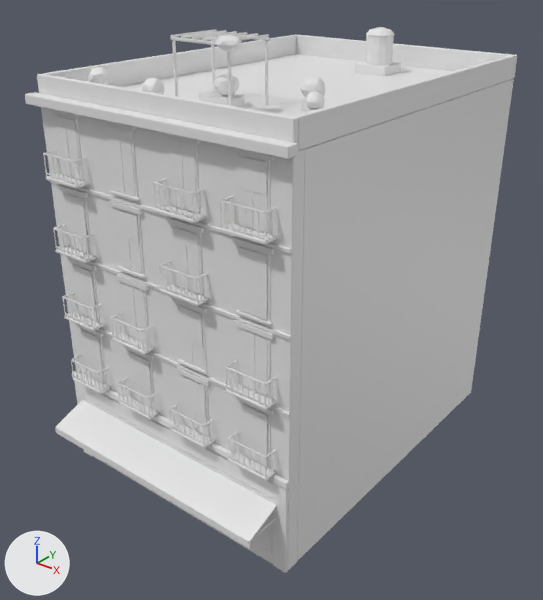
Renders of the glTF model modelos/ciudad/edificios/clas_12_a.glb from each side of a commit.
Both versions are drawn from a camera (50 mm lens) standing at (18.9, -17.1, 21.9) and looking at (0.3, 6.2, 7.5). Arrows for +X, +Y and +Z are at lower left; the lights stay in place. The first picture is the older version. Vertices at exactly the same position are counted once.

The older version as bpy lines, for what is in view:
```python
me_clas_12_a = bpy.data.meshes.new('clas_12_a')
me_clas_12_a.from_pydata(...)  # 3872 vertices, 6340 faces; spans x -6.2..6.2, y -1.7..16.0, z 0.0..18.9
ob_clas_12_a = bpy.data.objects.new('clas_12_a', me_clas_12_a)
ob_clas_12_a.location = (0.0, 0.0, 0.0)
```
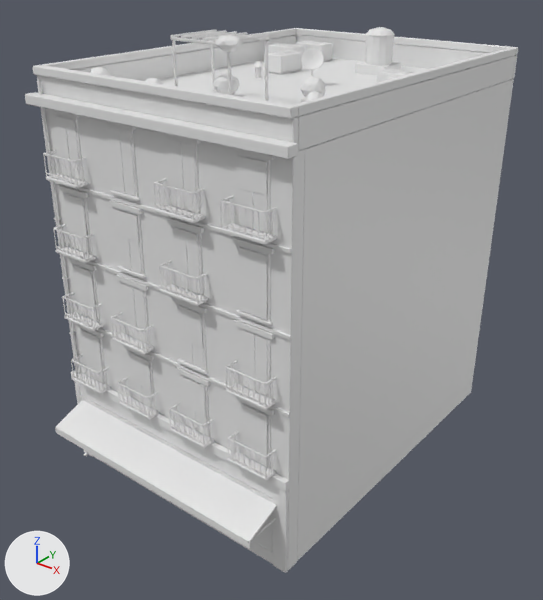
Scene script edits in JSON lines:
```json
{"block": "me_clas_12_a", "where": "# used by ob_clas_12_a; location = (0.0, 0.0, 0.0)"}
{"op": "remove", "block": "me_clas_12_a", "code": "me_clas_12_a.from_pydata(...)  # 3872 vertices, 6340 faces; spans x -6.2..6.2, y -1.7..16.0, z 0.0..18.9"}
{"op": "add", "block": "me_clas_12_a", "code": "me_clas_12_a.from_pydata(...)  # 4703 vertices, 7806 faces; spans x -6.2..6.2, y -1.7..16.0, z 0.0..18.9"}
{"block": "me_clas_12_a", "change": "me_clas_12_a part 1: a new loose piece, a 6-sided cylinder along z spanning x -5.76..-5.64, y -0.2..-0.06, z 0.15..17.0"}
{"block": "me_clas_12_a", "change": "me_clas_12_a part 2: a new loose piece, a box spanning x -3.28..-2.38, y 10.14..11.64, z 16.2..16.32"}
{"block": "me_clas_12_a", "change": "me_clas_12_a part 3: 475 vertices added at x -6.0..6.0, y -0.1..16.0, z 16.2..17.7"}
{"block": "me_clas_12_a", "change": "me_clas_12_a part 4: 10 vertices moved from x -6.0..6.0, y -0.2..0.0, z 4.1 to x -6.0..6.0, y -0.2..0.0, z 4.0; 5 vertices removed from x -6.0..6.0, y -0.2..0.0, z 4.1..4.3; 17 vertices added at x -6.0..6.0, y -0.3..0.0, z 0.0..4.4"}
{"block": "me_clas_12_a", "change": "other edits to the shape of me_clas_12_a do not show in these pictures"}
```

Changed parts and their boxes (x1, y1, x2, y2) in the pictures (543 x 600 px; the box of a moved part takes in the faces that stretch with it):
```json
{"object": "clas_12_a", "change": "reshaped", "before": [25, 27, 517, 573], "after": [25, 27, 518, 573]}
{"part": 1, "of": "me_clas_12_a", "change": "added", "after": [37, 81, 87, 452]}
{"part": 2, "of": "me_clas_12_a", "change": "added", "after": [268, 69, 301, 75]}
{"part": 3, "of": "me_clas_12_a", "change": "added", "after": [33, 28, 518, 119]}
{"part": 4, "of": "me_clas_12_a", "change": "moved or reshaped", "before": [72, 374, 289, 489], "after": [71, 370, 289, 492]}
```
